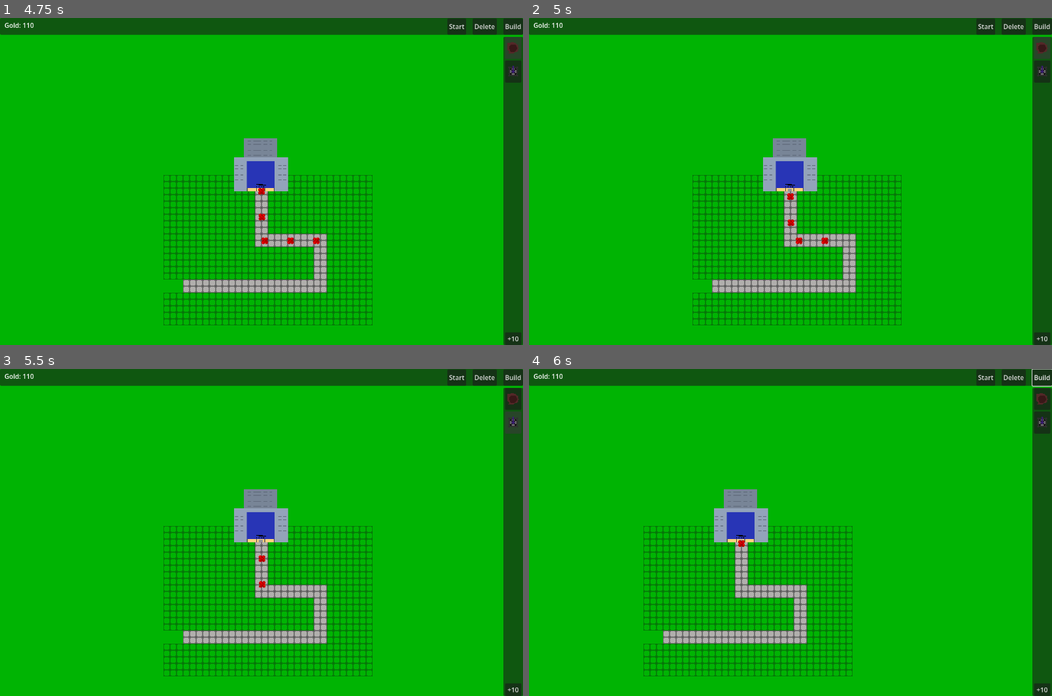
Above: before the commit, frames 1-4 (two rows, left to right).
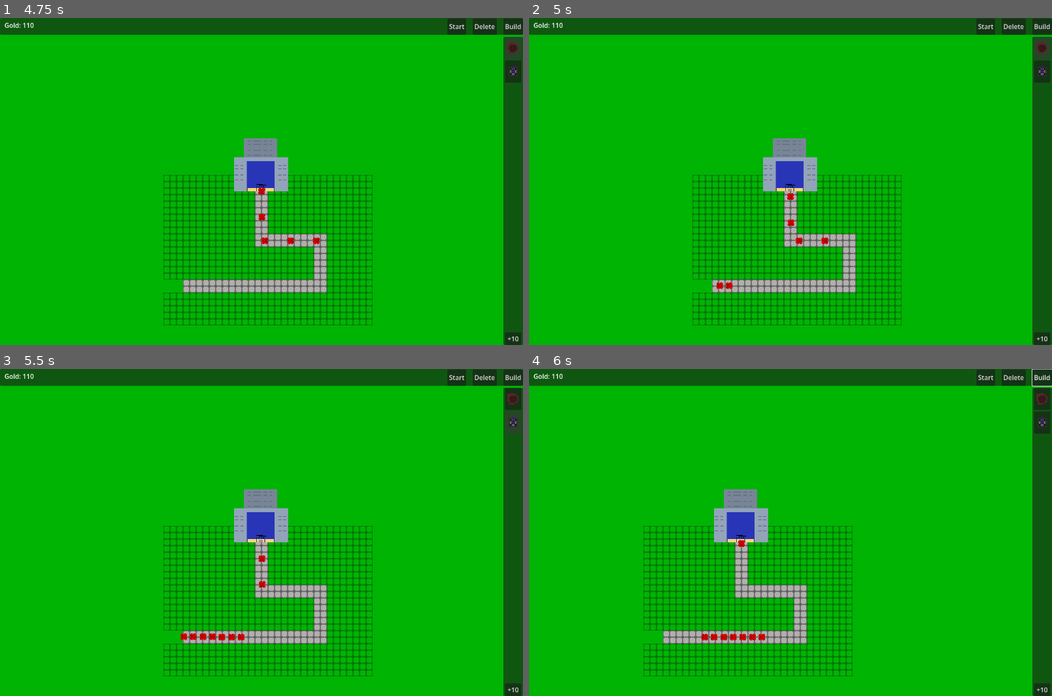
Above: after the commit, the same moments.

Repository: FrameXX/game-jam-02-2026
Game: Godot game, scene res://scenes/level_menu.tscn
The game is run twice, just before and just after one commit, with the same random seed, the same clock (stepped at 60 frames per second) and the same inputs.
Inputs (mouse positions are in pixels of both pictures, inside the frame that each line leads up to):
- Up to frame 1 (4.75 s): click (120, 181) at 0.5 s; click "Start" at 1.25 s; click "Start" at 2 s; click "Build" at 2.75 s; click "+10" at 3.5 s; click (512, 47) at 4.25 s
- Up to frame 2 (5 s): no input
- Up to frame 3 (5.5 s): click (512, 421) at 5 s
- Up to frame 4 (6 s): tap Enter at 5.75 s; move the mouse to (905, 516) at 5.77 s; hold Right (ui_right) from 5.78 s (still down); click (905, 516) at 5.92 s

Frame 1 is identical in both runs. In frame 2, less than 0.1% of the frame differs, in the area x 35-39%, y 80-83%; in frame 3, 0.2%, in the area x 34-47%, y 80-83%; in frame 4, 0.2%.

Commit message:
fix multiple waves

Diff:
--- a/levels/level_01.json
+++ b/levels/level_01.json
@@ -12,7 +12,7 @@
 	  "wave_number": 2,
 	  "spawn_delay": 1.5,
 	  "enemies": [
-		{ "type": "basic", "count": 7, "interval": 0.0 }
+		{ "type": "basic", "count": 7, "interval": 0.1 }
 	  ]
 	}
   ]
--- a/scripts/wave_manager.gd
+++ b/scripts/wave_manager.gd
@@ -18,7 +18,15 @@
 	print("Starting Wave: ", current_wave["wave_number"])
 
 	for enemy_group in current_wave["enemies"]:
-		spawn_enemy_group(enemy_group)
+		await spawn_enemy_group(enemy_group)
+	var delay = current_wave.get("spawn_delay", 2.0)
+	print("Wave ", current_wave["wave_number"], " spawn complete. Waiting ", delay, "s...")
+
+	await get_tree().create_timer(delay).timeout
+
+	# 4. Move to the next index and start again
+	current_wave_index += 1
+	start_wave(current_wave_index)
 
 func spawn_enemy_group(group: Dictionary):
 	# group["type"] -> "slime"
